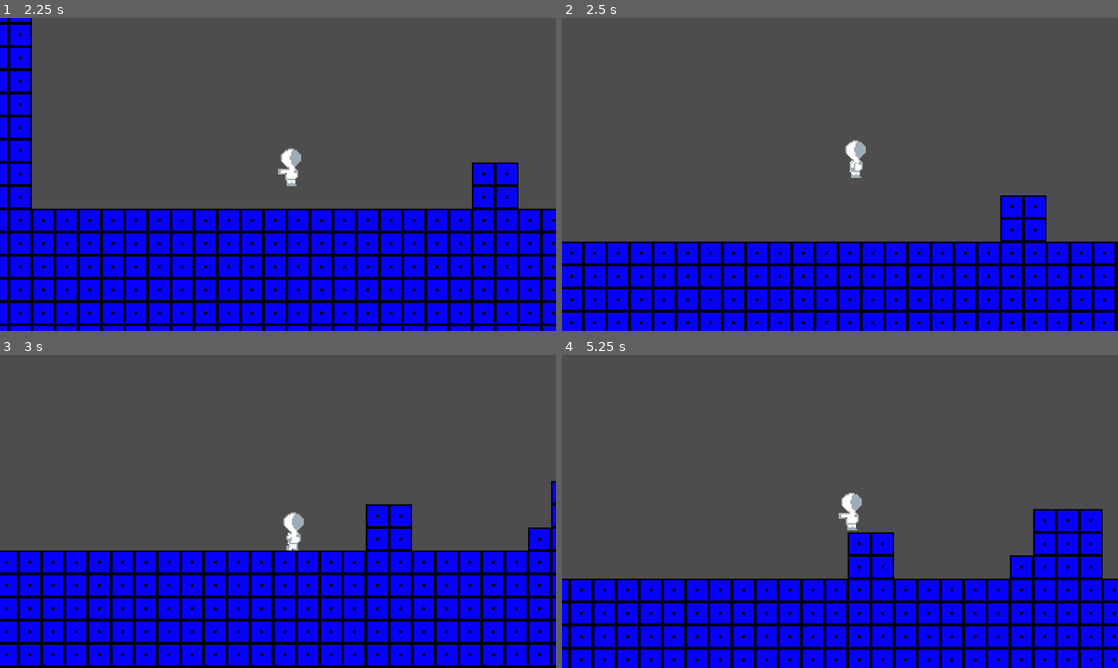
Above: before the commit, frames 1-4 (two rows, left to right).
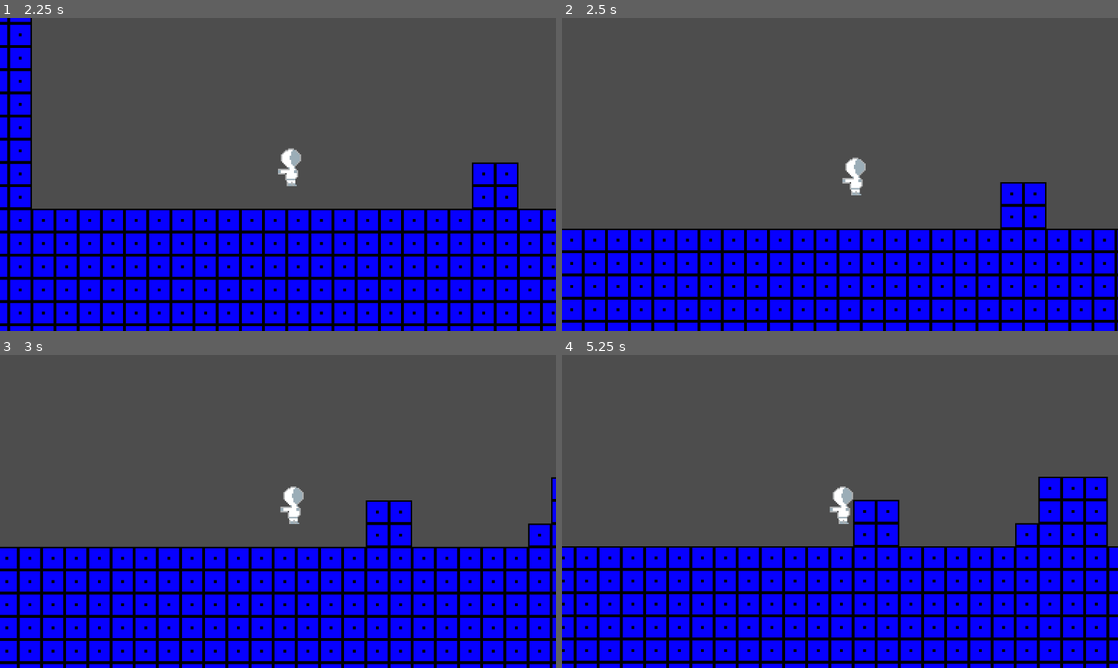
Above: after the commit, the same moments.

Repository: Tejas-Panchal/project_01
Game: Godot game, scene res://scenes/main.tscn
The game is run twice, just before and just after one commit, with the same random seed, the same clock (stepped at 60 frames per second) and the same inputs.
Inputs (mouse positions are in pixels of both pictures, inside the frame that each line leads up to):
- Up to frame 1 (2.25 s): click "Play" at 0.5 s; click (33, 49) at 1.25 s; tap Enter at 2 s; hold D (right) from 2.03 s (still down); tap Space (jump) at 2.1 s
- Up to frame 2 (2.5 s): keep holding D (right); tap Space (jump) at 2.27 s
- Up to frame 3 (3 s): keep holding D (right); tap Space (jump) at 2.57, 2.85 s
- Up to frame 4 (5.25 s): tap Space (jump) at 3.02, 3.32, 3.6, 4.35, 4.52, 4.82, 5.1 s; release D (right) at 3.53 s; hold A (left) 3.53-4.28 s; hold D (right) from 4.28 s (still down)

Frame 1 is identical in both runs. In frame 2, 12% of the frame differs, in the area x 0-100%, y 39-98%; in frame 3, 13%; in frame 4, 27%, in the area x 0-100%, y 38-100%.

Commit message:
change code for jump and code arrangemet

Diff:
--- a/scenes/player.tscn
+++ b/scenes/player.tscn
@@ -86,22 +86,24 @@
 }],
 "loop": true,
 "name": &"run",
-"speed": 6.0
+"speed": 10.0
 }]
 
 [sub_resource type="CapsuleShape2D" id="CapsuleShape2D_tsgwg"]
 radius = 7.0
-height = 28.0
+height = 26.0
 
 [node name="Player" type="CharacterBody2D"]
 script = ExtResource("2_w5tft")
 
 [node name="Body" type="AnimatedSprite2D" parent="."]
 sprite_frames = SubResource("SpriteFrames_51xth")
-animation = &"jump"
+animation = &"run"
 autoplay = "idle"
+frame_progress = 0.810523
 
 [node name="CollisionShape2D" type="CollisionShape2D" parent="."]
+position = Vector2(0, 1)
 shape = SubResource("CapsuleShape2D_tsgwg")
 
 [node name="Camera2D" type="Camera2D" parent="."]
--- a/scripts/player.gd
+++ b/scripts/player.gd
@@ -14,26 +14,29 @@
 func _process(_delta: float) -> void:
 	pass
 
-var temp = 0
 func _physics_process(delta: float) -> void:
-	# add the gravity
+	handle_gravity(delta)
+	handle_jump()
+	handle_movement_and_animation()
+	move_and_slide()
+
+func handle_gravity(delta) -> void:
 	if not is_on_floor():
 		velocity.y += gravity * delta
 	else:
 		jump_count = 0
 
-	# handle wall jump
+func handle_jump() -> void:
 	if is_on_wall():
 		jump_count = 1
 
-	# handle jump
 	if Input.is_action_just_pressed("jump"):
 		if is_on_floor():
 			velocity.y = jump_velocity
 			body.play("jump")
 			jump_count = 1
 		elif jump_count < max_jump:
-			velocity.y = jump_velocity + 50
+			velocity.y = jump_velocity
 			body.play("jump")
 			jump_count += 1
 
@@ -41,10 +44,10 @@
 		body.play("fall")
 
 	if Input.is_action_just_released("jump"):
-		if jump_count < max_jump:
+		if velocity.y < 0:
 			velocity.y = 0
 
-	# get direction: (-1, 0, 1)
+func handle_movement_and_animation() -> void:
 	var direction = Input.get_axis("left", "right")
 
 	# movement
@@ -54,7 +57,6 @@
 		velocity.x = move_toward(velocity.x, 0, speed)
 
 	# facing direction
-
 	if direction == -1:
 		body.flip_h = true
 	elif direction == 1:
@@ -66,5 +68,3 @@
 			body.play("idle")
 		elif velocity.y == 0:
 			body.play("run")
-
-	move_and_slide()
